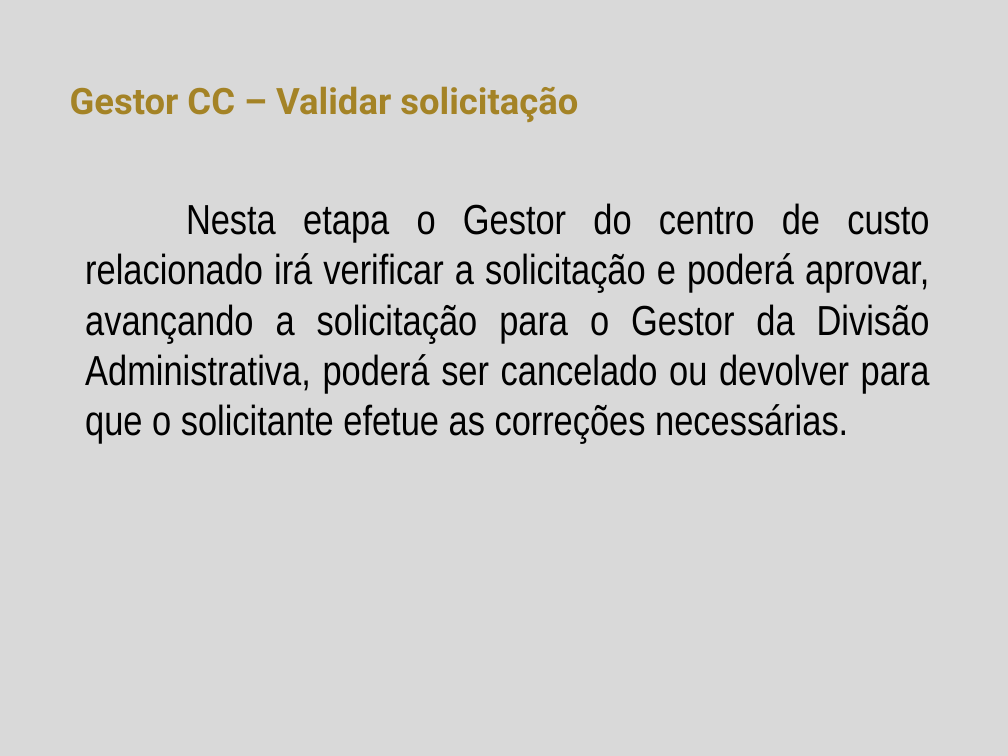
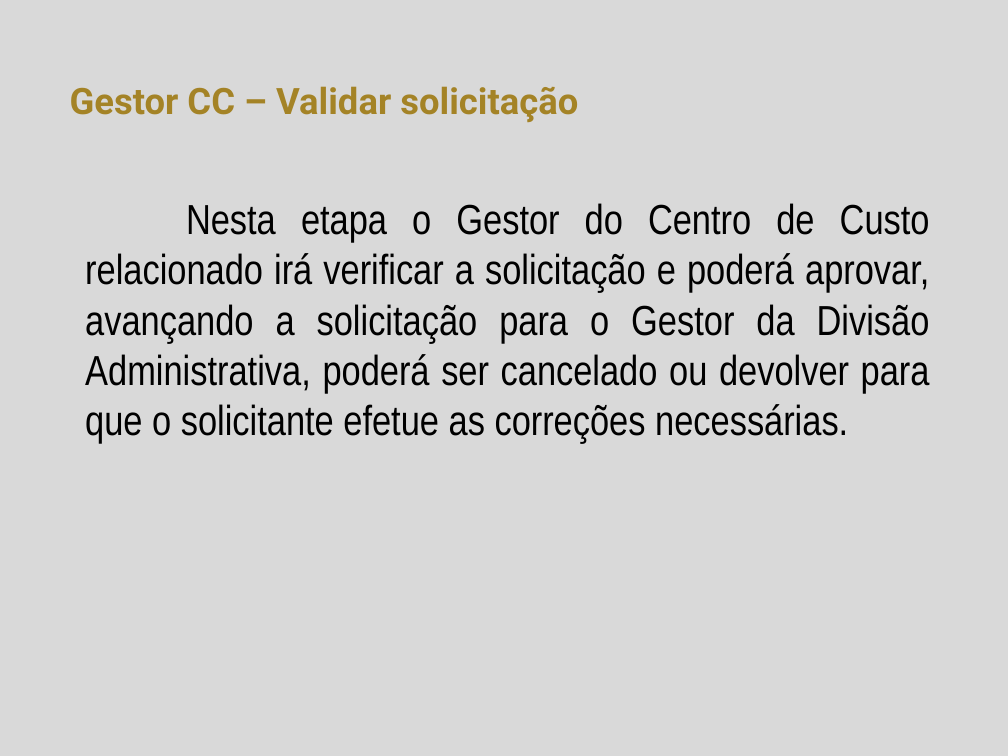
Before and after one commit to herickfreitas/Fluig_RM_SolicitacaoComprasServicos, a slide deck: slide 5 of Solicitação ComprasServicos.pptx. Drawn at 1008x756 pixels with LibreOffice and Linux fonts; fonts in the diff are those of the drawing; background and template pictures are left out. Boxes give left, top, right and bottom in pixels: in the first picture for what was removed or moved away, otherwise in the second. Text is boxed around its words. In the diff, an @@ line names an element or a change of style, - is before the commit and + after.

```diff
--- a/Solicitação ComprasServicos.pptx
+++ b/Solicitação ComprasServicos.pptx
@@ text at bbox=[85, 203, 930, 443]: text changed @@
-Nesta etapa o Gestor do centro de custo relacionado irá verificar a solicitação e poderá aprovar, avançando a solicitação para o Gestor da Divisão Administrativa, poderá ser cancelado ou devolver para que o solicitante efetue as correções necessárias.
+Nesta etapa o Gestor do Centro de Custo relacionado irá verificar a solicitação e poderá aprovar, avançando a solicitação para o Gestor da Divisão Administrativa, poderá ser cancelado ou devolver para que o solicitante efetue as correções necessárias.
```
Also in this commit, not shown: 1 other slide changed, 1 slide added, 1 slide removed, 7 other files.
